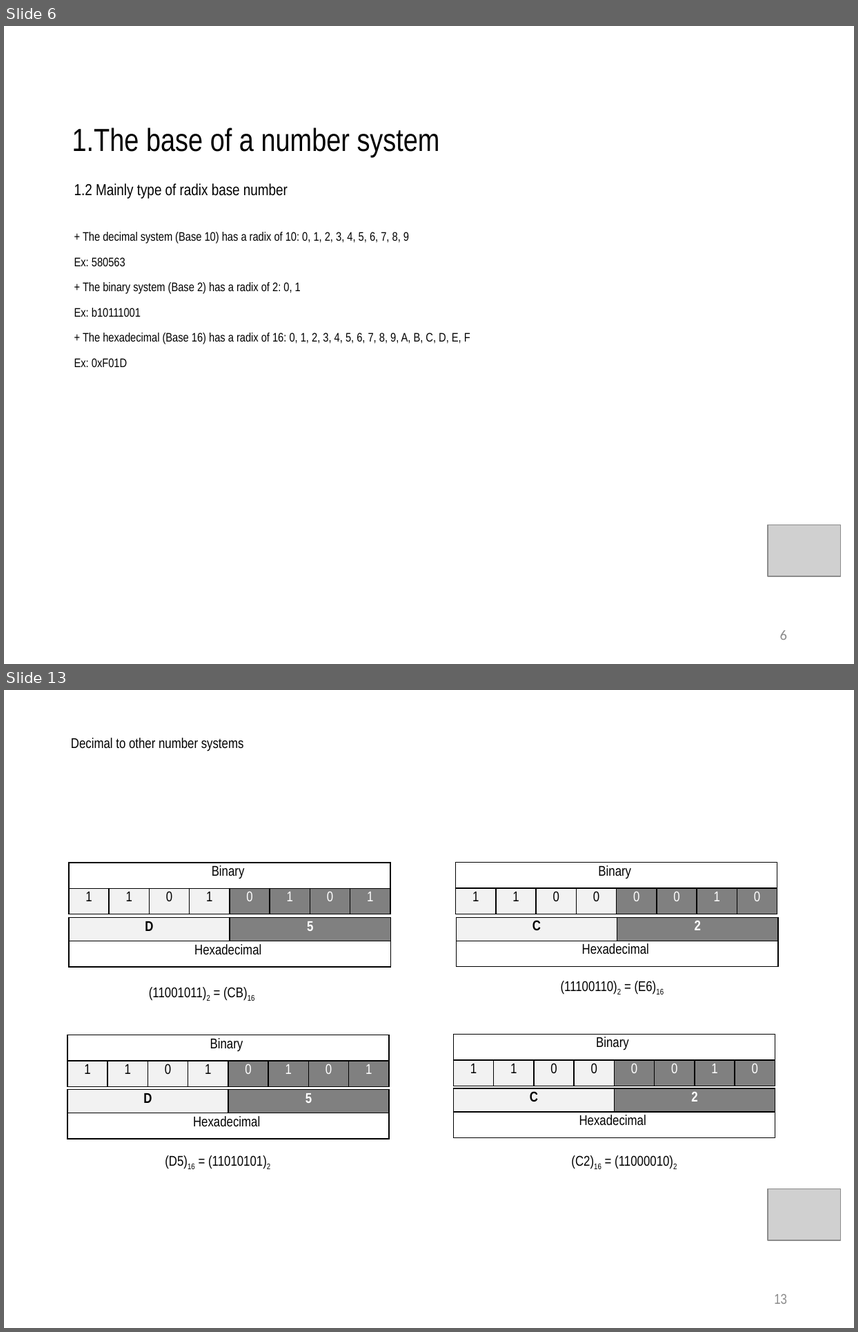
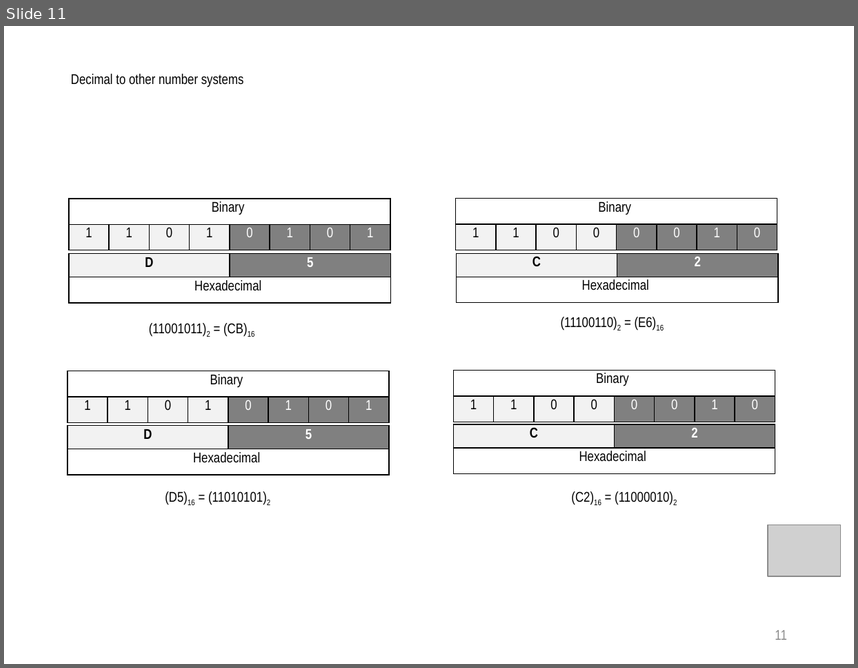
Before and after one commit to daoxuantruong/Demo, a slide deck: Numberic.pptx. Shown one above the other, each under a label of ours: slides 6 and 13 before the commit, slide 11 after it; the slides between them are not shown. The pictures are 858x1332 and 858x668 pixels, drawn with LibreOffice and Linux fonts; fonts in the diff are those of the drawing; grey boxes stand for pictures. Boxes give left, top, right and bottom in pixels: in the first picture for what was removed or moved away, otherwise in the second. Text is boxed around its words. In the diff, an @@ line names an element or a change of style, - is before the commit and + after.

```diff
--- a/Numberic.pptx
+++ b/Numberic.pptx
@@ slide 6 removed at bbox=[4, 26, 854, 664], background #FFFFFF @@
@@ text removed at bbox=[72, 127, 440, 157] @@
-1.The base of a number system
@@ title removed at bbox=[74, 183, 288, 198] @@
-1.2 Mainly type of radix base number
@@ text removed at bbox=[74, 232, 470, 367] @@
-+ The decimal system (Base 10) has a radix of 10: 0, 1, 2, 3, 4, 5, 6, 7, 8, 9
-Ex: 580563
-+ The binary system (Base 2) has a radix of 2: 0, 1
-Ex: b10111001
-+ The hexadecimal (Base 16) has a radix of 16: 0, 1, 2, 3, 4, 5, 6, 7, 8, 9, A, B, C, D, E, F
-Ex: 0xF01D
@@ picture removed at bbox=[769, 525, 840, 576] @@
@@ page number removed at bbox=[780, 630, 787, 639] @@
-6
@@ what was slide 13 is now slide 11 @@
@@ page number at bbox=[775, 630, 786, 639]: text changed @@
-13
+11
```
Also in this commit, not shown: 11 slides changed, 1 slide added, 1 other slide removed.
